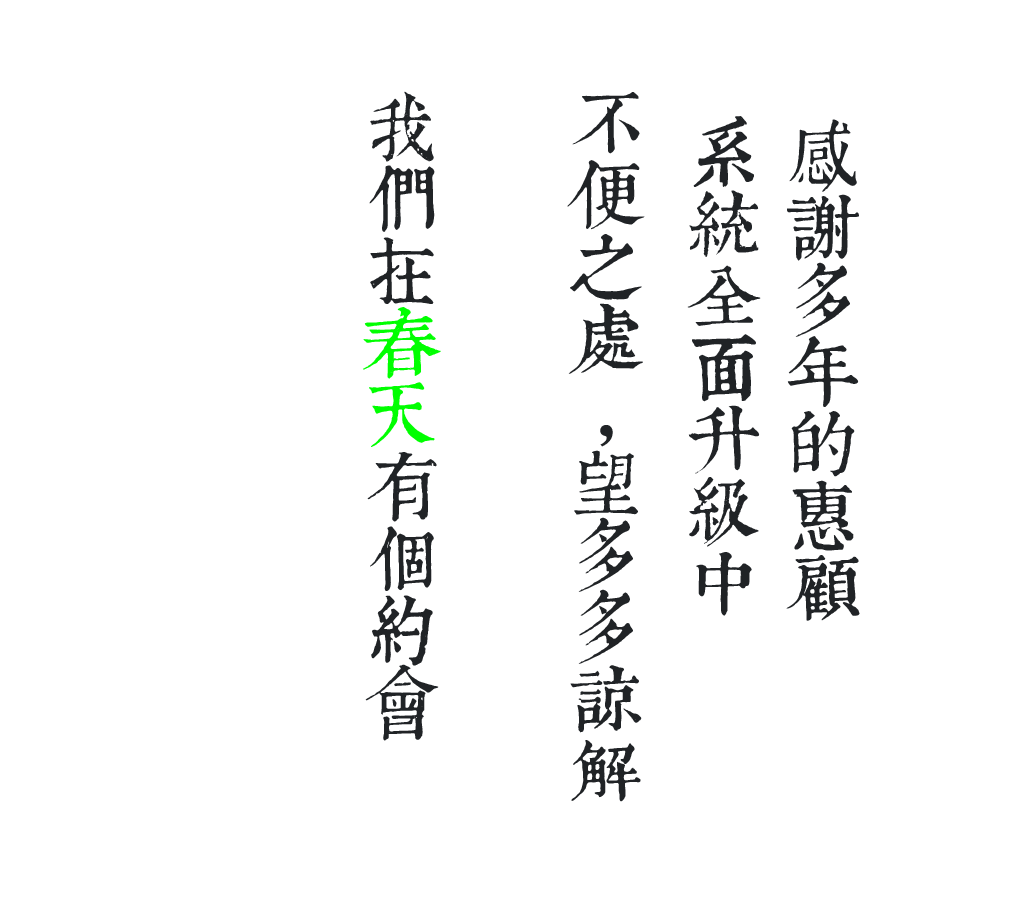
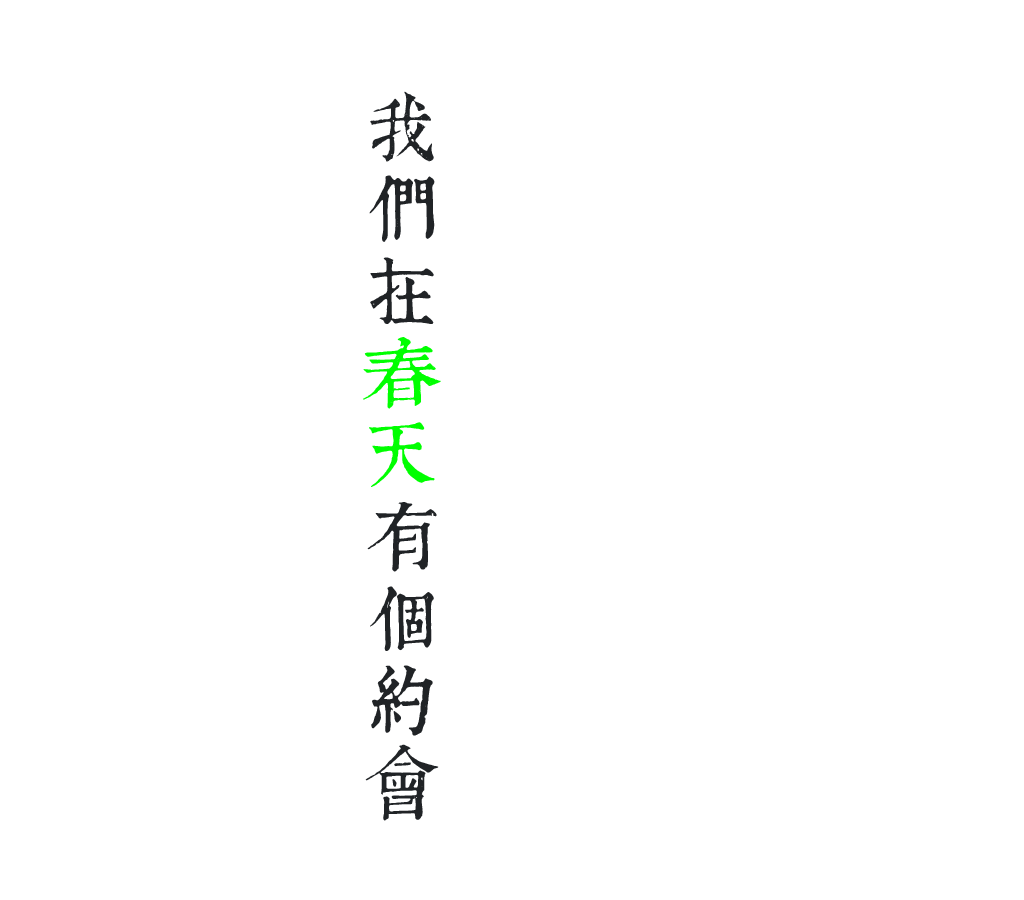
Layers edited between the first and the second 1024×900 image:
hid "系 統 全 面 升 級 中", painted on it over 687, 116, 761, 616
painted on "我 們 在 春 天 有 個 約 會" over 363, 165, 441, 821
hid "不 便 之 處 ， 望 多 多 諒 解", painted on it over 567, 92, 645, 802
hid "感 謝 多 年 的 惠 顧", painted on it over 786, 119, 860, 621
